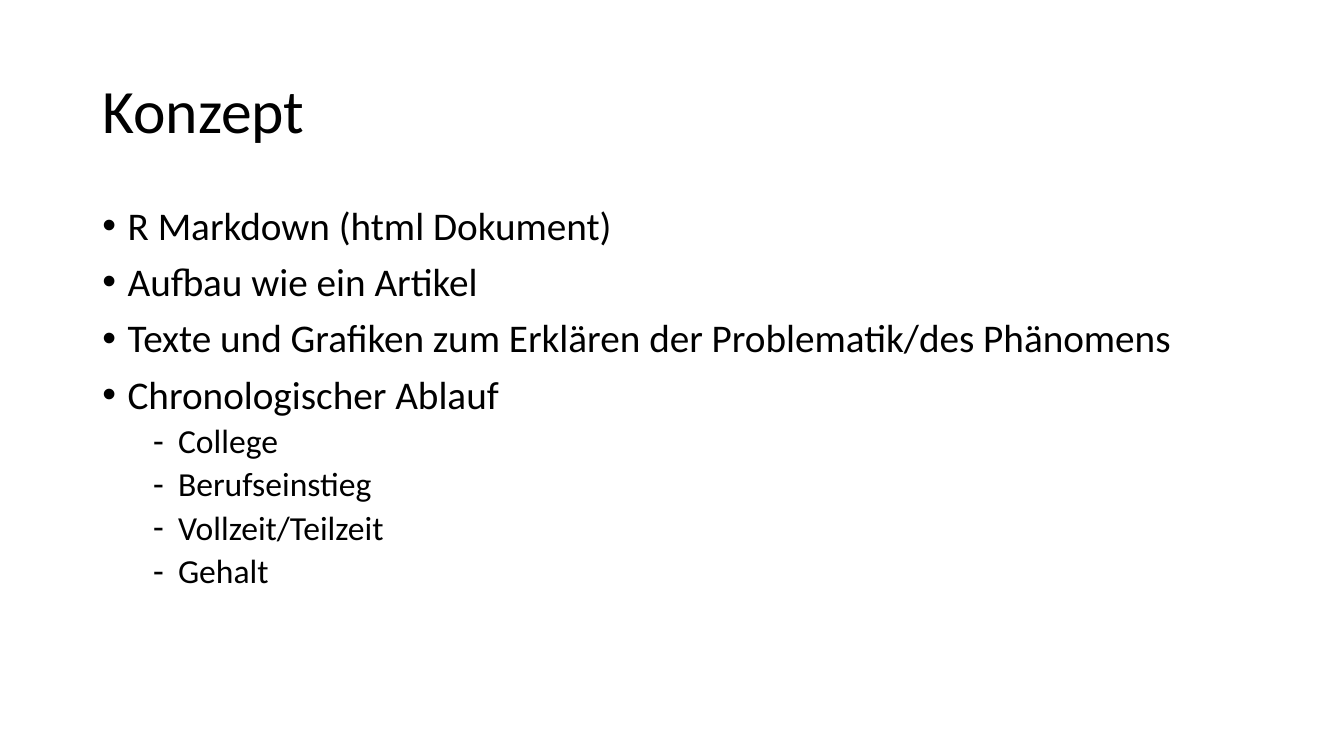
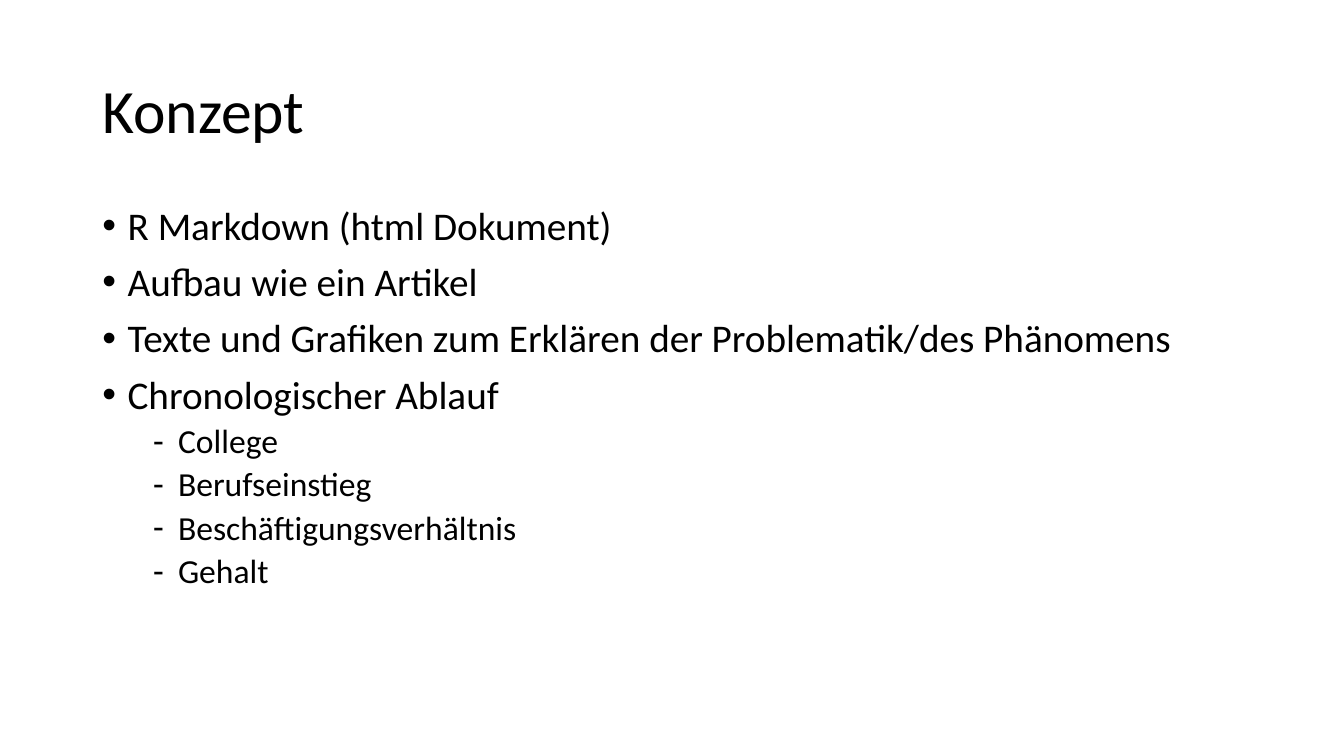
Before and after one commit to lauraschr/InfoVis_Abgabe, a slide deck: slide 4 of Data/College Major und Gender Pay Gap.pptx. Drawn at 1344x756 pixels with LibreOffice and Linux fonts; fonts in the diff are those of the drawing. Boxes give left, top, right and bottom in pixels: in the first picture for what was removed or moved away, otherwise in the second. Text is boxed around its words. In the diff, an @@ line names an element or a change of style, - is before the commit and + after.

```diff
--- a/Data/College Major und Gender Pay Gap.pptx
+++ b/Data/College Major und Gender Pay Gap.pptx
@@ text at (178,516,516,546): text changed @@
-  – Vollzeit/Teilzeit
+  – Beschäftigungsverhältnis
```
Also in this commit, not shown: 1 other slide changed, 4 other files.
